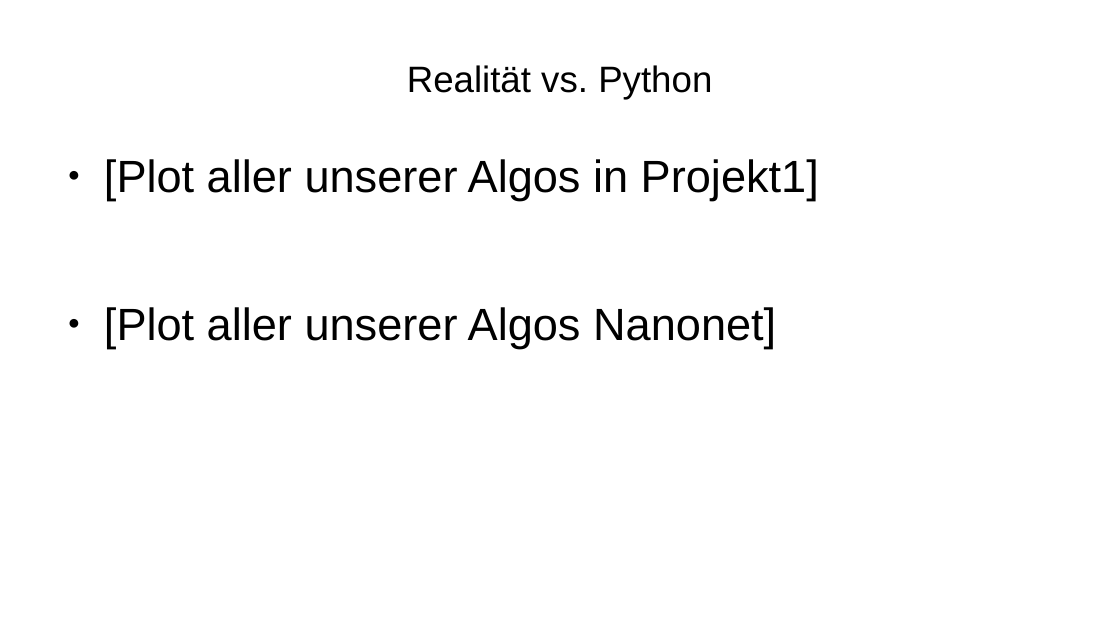
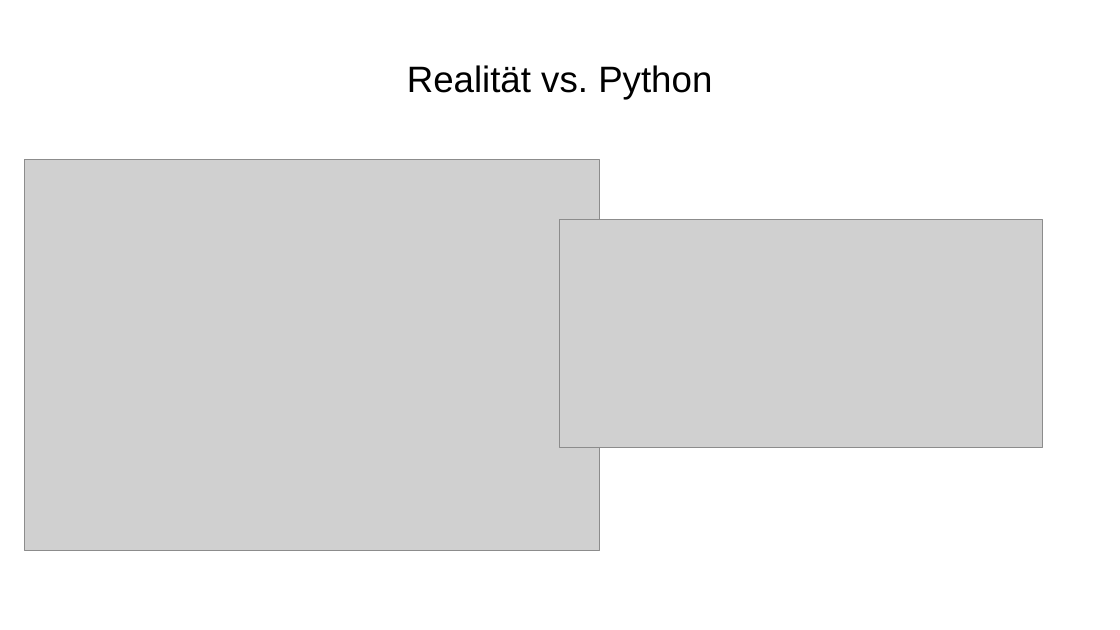
Before and after one commit to togir2/TE_SR_experiments_2021, a slide deck: slide 10 of präsentation/Abschlusspräsentation Projekt2.odp. Drawn at 1120x630 pixels with LibreOffice and Linux fonts; fonts in the diff are those of the drawing; grey boxes stand for pictures. Boxes give left, top, right and bottom in pixels: in the first picture for what was removed or moved away, otherwise in the second. Text is boxed around its words. In the diff, an @@ line names an element or a change of style, - is before the commit and + after.

```diff
--- a/präsentation/Abschlusspräsentation Projekt2.odp
+++ b/präsentation/Abschlusspräsentation Projekt2.odp
@@ picture added at (24, 160, 601, 550) @@
@@ text removed at (104, 159, 819, 349) @@
-● [Plot aller unserer Algos in Projekt1]
-● [Plot aller unserer Algos Nanonet]
@@ picture added at (560, 221, 1043, 448) @@
```
